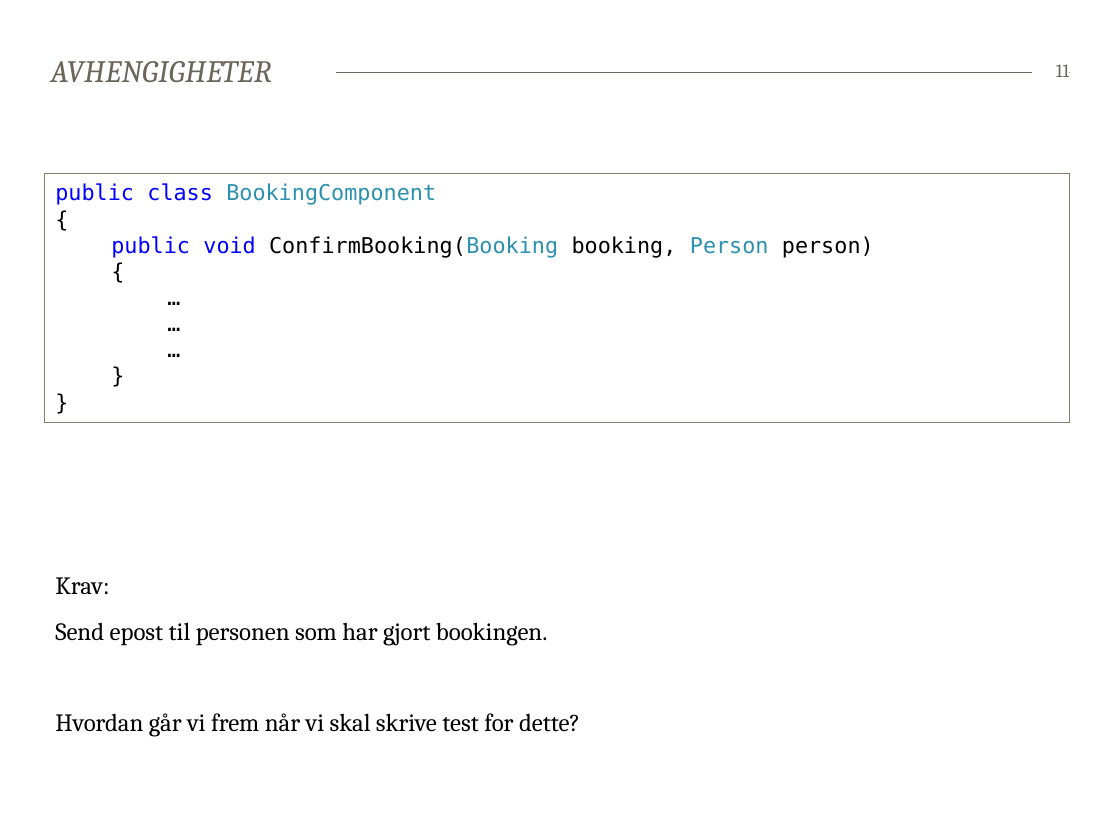
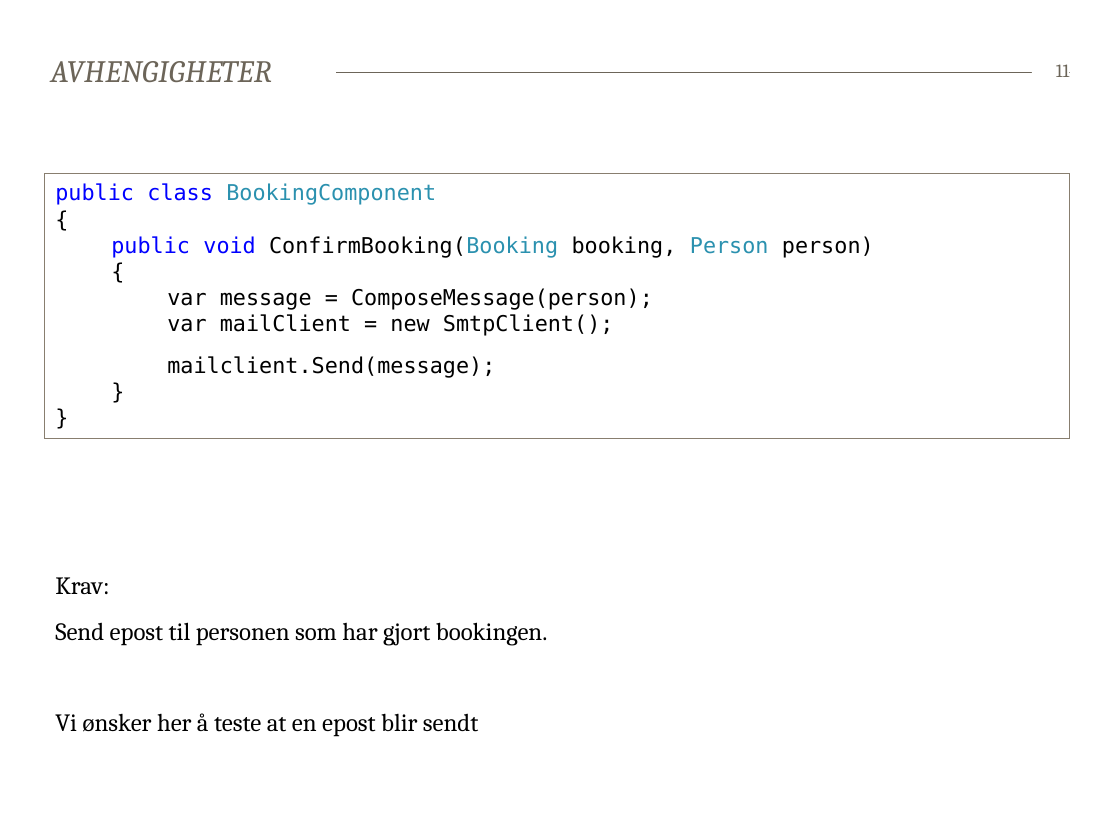
Before and after one commit to bekk/dotnetkurs, a slide deck: slide 11 of tdd/TDD.pptx. Drawn at 1120x840 pixels with LibreOffice and Linux fonts; fonts in the diff are those of the drawing. Boxes give left, top, right and bottom in pixels: in the first picture for what was removed or moved away, otherwise in the second. Text is boxed around its words. In the diff, an @@ line names an element or a change of style, - is before the commit and + after.

Commit message:
Updated slides

```diff
--- a/tdd/TDD.pptx
+++ b/tdd/TDD.pptx
@@ rectangle "public class BookingComponent { public ...": place and size @@
-rectangle "public class BookingComponent { public ..." at [45,174,1070,422]
+rectangle "public class BookingComponent { public ..." at [45,174,1070,438]
@@ text in rectangle at [55,183,874,378]: text changed @@
-public class BookingComponent
-{
-public void ConfirmBooking(Booking booking, Person person)
-{
-…
-…
-…
-}
-}
+public class BookingComponent
+{
+public void ConfirmBooking(Booking booking, Person person)
+{
+var message = ComposeMessage(person);
+var mailClient = new SmtpClient();
+mailclient.Send(message);
+}
+}
@@ text at [55,713,478,736]: text changed @@
-Hvordan går vi frem når vi skal skrive test for dette?
+Vi ønsker her å teste at en epost blir sendt
```
Also in this commit, not shown: 8 other slides changed, 1 slide added, 1 other file.
